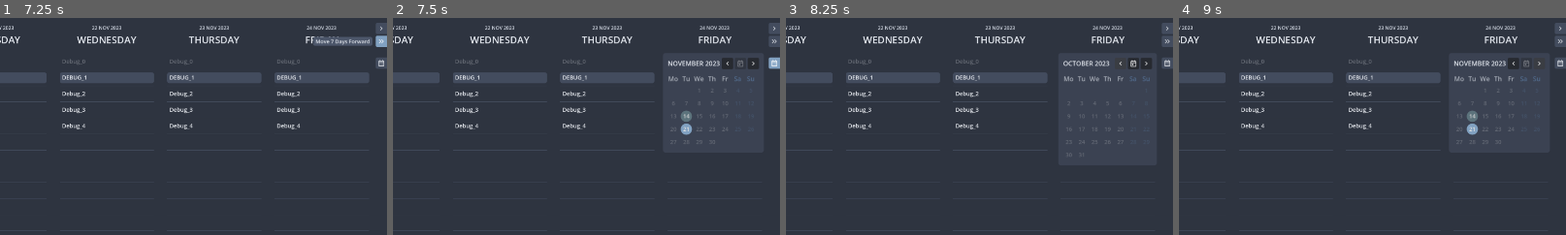
Above: before the commit, frames 1-4 (left to right).
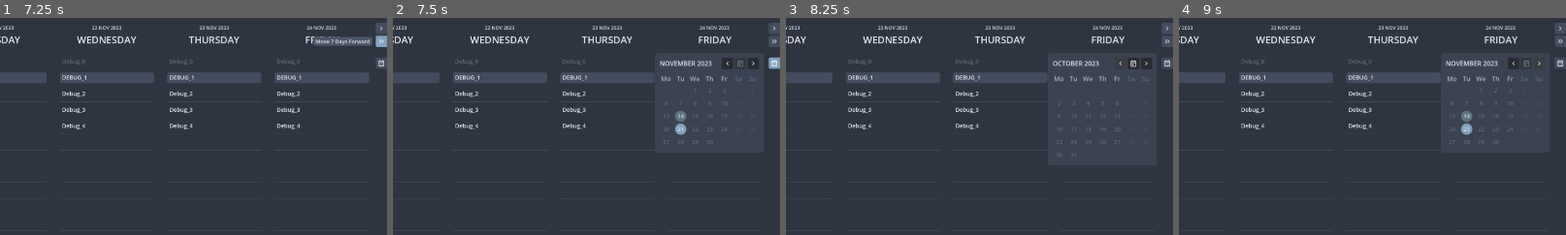
Above: after the commit, the same moments.

Repository: njamster/habituary
Game: Godot game, scene res://entry_point/entry_point.tscn
The game is run twice, just before and just after one commit, with the same random seed, the same clock (stepped at 60 frames per second) and the same inputs.
Inputs (mouse positions are % of the whole screen's width and height, from its top left):
- Up to frame 1 (7.25 s): click (99, 2) at 0.5 s; click (1, 10) at 1.25 s; click (99, 2) at 2 s; click (1, 2) at 2.75 s; click "1" at 3.5 s; click "3" at 4.25 s; click "5" at 5 s; click "7" at 5.75 s; click (99, 5) at 6.5 s
- Up to frame 2 (7.5 s): click (99, 10) at 7.25 s
- Up to frame 3 (8.25 s): click (93, 10) at 8 s
- Up to frame 4 (9 s): click (97, 10) at 8.75 s
The pictures show only the part of the screen within x 50-100%, y 0-50%; the shares and areas given below are measured in that part.

Frame 1 is identical in both runs. In frame 2, 1.0% of the frame differs, in the area x 68-94%, y 19-59%; in frame 3, 0.7%; in frame 4, 1.0%.

Commit message:
Assign the calendar widget a minimum width
Previously, the calendar widget would resize depending on the length of
the month name. Now the minimum width is chosen in a way that it can
hold the longest month name (september) plus a bit of extra space. The
size flags of the weekday names and day buttons were changed so they use
all the available space.

Diff:
--- a/main_window/overlay/calendar_widget/calendar_widget.gd
+++ b/main_window/overlay/calendar_widget/calendar_widget.gd
@@ -26,6 +26,7 @@
 		label.modulate.a = 0.65
 		label.text = day_name.left(2)
 		label.horizontal_alignment = HORIZONTAL_ALIGNMENT_CENTER
+		label.size_flags_horizontal = Control.SIZE_EXPAND_FILL
 		$VBox/GridContainer.add_child(label)
 		if day_name == "Saturday" or day_name == "Sunday":
 			label.theme_type_variation = "Label_WeekendDay"
--- a/main_window/overlay/calendar_widget/calendar_widget.tscn
+++ b/main_window/overlay/calendar_widget/calendar_widget.tscn
@@ -27,9 +27,10 @@
 
 [node name="MonthName" type="Label" parent="VBox/HBox"]
 unique_name_in_owner = true
+custom_minimum_size = Vector2(150, 0)
 layout_mode = 2
 size_flags_horizontal = 3
-text = "JUNE 2024"
+text = "SEPTEMBER 2024"
 
 [node name="PreviousMonth" type="Button" parent="VBox/HBox"]
 layout_mode = 2
--- a/main_window/overlay/calendar_widget/day_button/day_button.gd
+++ b/main_window/overlay/calendar_widget/day_button/day_button.gd
@@ -11,8 +11,8 @@
 	self.focus_mode = Control.FOCUS_NONE
 	self.custom_minimum_size = Vector2(28, 28)
 	self.theme_type_variation = "CalendarWidget_DayButton"
-
-	mouse_default_cursor_shape = Control.CURSOR_POINTING_HAND
+	self.size_flags_horizontal = Control.SIZE_SHRINK_CENTER
+	self.mouse_default_cursor_shape = Control.CURSOR_POINTING_HAND
 
 	var tooltip := Tooltip.new()
 	tooltip.text = "Click to jump to this date"
